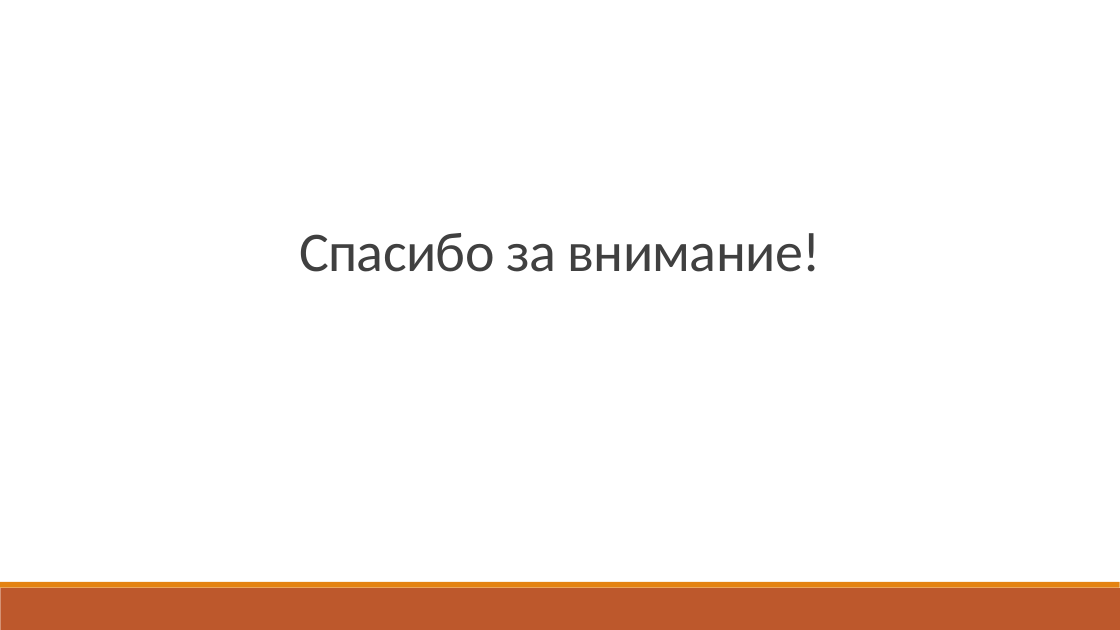
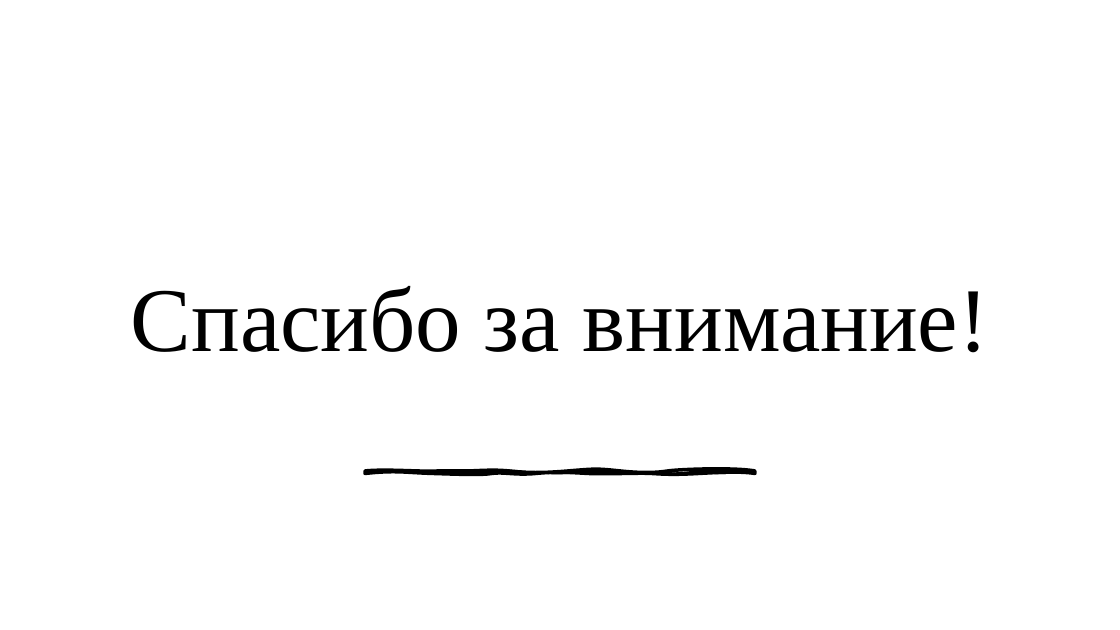
Before and after one commit to tsemkaloalena/web_project, a slide deck: slide 13 of Презентация.pptx (slide 12 before the commit). Drawn at 1120x630 pixels with LibreOffice and Linux fonts; fonts in the diff are those of the drawing. Boxes give left, top, right and bottom in pixels: in the first picture for what was removed or moved away, otherwise in the second. Text is boxed around its words. In the diff, an @@ line names an element or a change of style, - is before the commit and + after.

```diff
--- a/Презентация.pptx
+++ b/Презентация.pptx
@@ title "Спасибо за внимание!": place and size @@
-title "Спасибо за внимание!" at box(299, 233, 820, 272)
+title "Спасибо за внимание!" at box(131, 286, 989, 353)
@@ title "Спасибо за внимание!" at box(131, 286, 989, 353): size 48 to 78 pt, font Calibri to Times New Roman, text colour #404040 to #000000, letter spacing -0.5 to 0 pt; line spacing 0.85 to 1; vertical alignment bottom to middle @@
@@ freeform shape added at box(365, 471, 755, 474), fill #000000, outline #000000 3 pt @@
@@ rectangle removed at box(0, 588, 1120, 630) @@
@@ rectangle removed at box(0, 582, 1120, 588) @@
```
Also in this commit, not shown: 10 other slides changed, 2 slides added, 1 slide removed, 2 other files.
